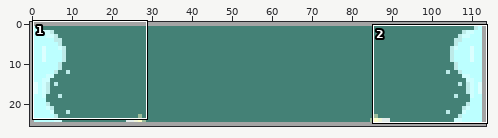
Pixel-art file, stored at public/assets/menu_assets/main_menu/buttons/oasis-hover.aseprite. The first picture is a wide view before the edit; the outline marks the close-up.
Close-up. First the earlier version:
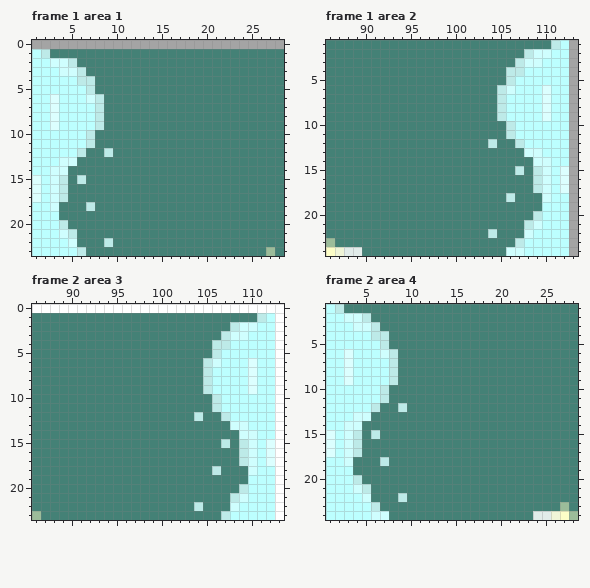
114x26 pixels, 13 frames. Colours within 5 levels of each other are drawn and written as one. Shown: frame 1 area 1: x 1..28, y 0..23; frame 1 area 2: x 86..113, y 1..24; frame 2 area 3: x 86..113, y 0..23; frame 2 area 4: x 1..28, y 1..24. The commit also changed other frames or places, which this record leaves out.
New version:
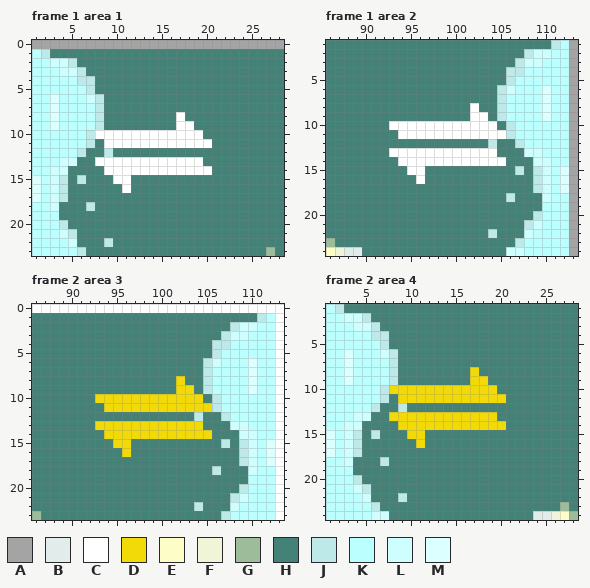
Palette (. is transparent): A #a4a4a4  B #e2ecea  C #ffffff  D #f2da08  E #fdfec7  F #f0f5d8  G #9cbc9a  H #448176  J #bdeae8  K #bcffff  L #cffefe  M #dcffff
Edits made:
layer "Hover Icon" added
Frame 1 area 1, layer "Hover Icon":
y 8: x 17 H -> C
y 9: x 17..18 HH -> CC
y 10: x 8..19 HHHHHHHHHHHH -> CCCCCCCCCCCC
y 11: x 9..20 HHHHHHHHHHHH -> CCCCCCCCCCCC
y 13: x 8..19 HHHHHHHHHHHH -> CCCCCCCCCCCC
y 14: x 9..20 HHHHHHHHHHHH -> CCCCCCCCCCCC
y 15: x 10..11 HH -> CC
y 16: x 11 H -> C
Frame 1 area 2, layer "Hover Icon":
y 8: x 102 H -> C
y 9: x 102..103 HH -> CC
y 10: x 93..104 HHHHHHHHHHHH -> CCCCCCCCCCCC
y 11: x 94..105 HHHHHHHHHHHH -> CCCCCCCCCCCC
y 13: x 93..104 HHHHHHHHHHHH -> CCCCCCCCCCCC
y 14: x 94..105 HHHHHHHHHHHH -> CCCCCCCCCCCC
y 15: x 95..96 HH -> CC
y 16: x 96 H -> C
Frame 2 area 3, layer "Hover Icon":
y 8: x 102 H -> D
y 9: x 102..103 HH -> DD
y 10: x 93..104 HHHHHHHHHHHH -> DDDDDDDDDDDD
y 11: x 94..105 HHHHHHHHHHHH -> DDDDDDDDDDDD
y 13: x 93..104 HHHHHHHHHHHH -> DDDDDDDDDDDD
y 14: x 94..105 HHHHHHHHHHHH -> DDDDDDDDDDDD
y 15: x 95..96 HH -> DD
y 16: x 96 H -> D
Frame 2 area 4, layer "Hover Icon":
y 8: x 17 H -> D
y 9: x 17..18 HH -> DD
y 10: x 8..19 HHHHHHHHHHHH -> DDDDDDDDDDDD
y 11: x 9..20 HHHHHHHHHHHH -> DDDDDDDDDDDD
y 13: x 8..19 HHHHHHHHHHHH -> DDDDDDDDDDDD
y 14: x 9..20 HHHHHHHHHHHH -> DDDDDDDDDDDD
y 15: x 10..11 HH -> DD
y 16: x 11 H -> D
Boxes around the changes in both close-ups, in picture pixels (x1, y1, x2, y2):
changed: (95, 112, 212, 193)
changed: (389, 103, 506, 184)
changed: (95, 376, 212, 457)
changed: (389, 367, 506, 448)
